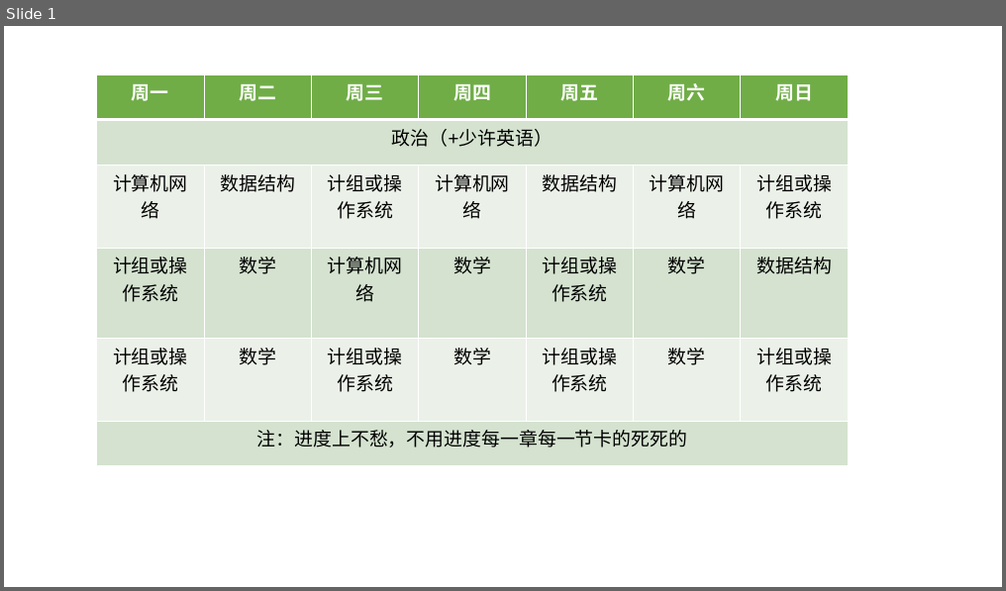
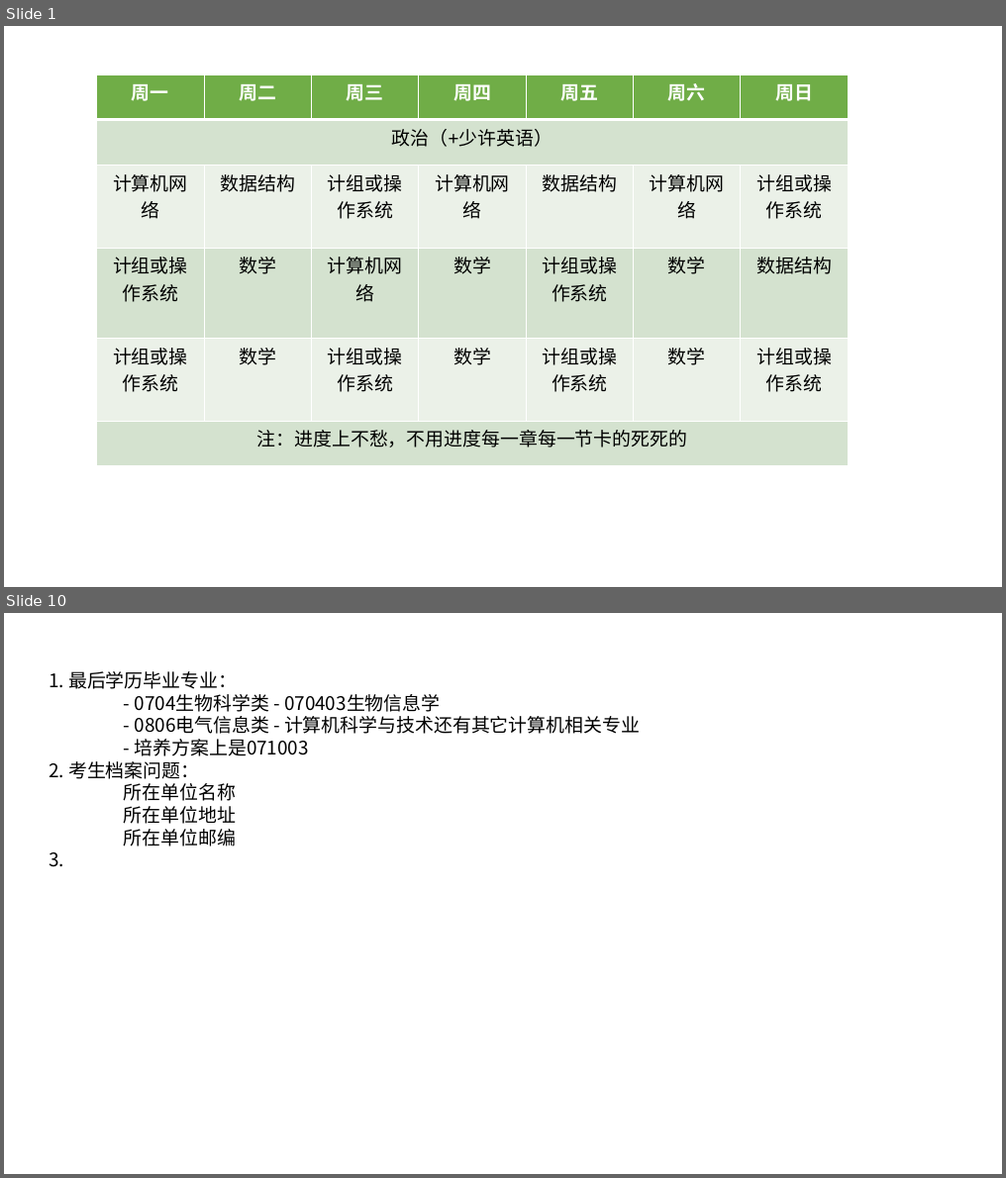
Before and after one commit to AtoshDustosh/NPEE-nju-journal, a slide deck: 考研进度安排.pptx. Shown one above the other, each under a label of ours: slide 1 before the commit, slides 1 and 10 after it; the slides between them are not shown. The pictures are 1006x591 and 1006x1178 pixels, drawn with LibreOffice and Linux fonts; fonts in the diff are those of the drawing. Boxes give left, top, right and bottom in pixels: in the first picture for what was removed or moved away, otherwise in the second. Text is boxed around its words. In the diff, an @@ line names an element or a change of style, - is before the commit and + after.

```diff
--- a/考研进度安排.pptx
+++ b/考研进度安排.pptx
@@ slide 10 added at (4,613,1002,1174), background #FFFFFF @@
@@ text added at (49,671,640,867), 18 pt, text #000000 @@
+1. 最后学历毕业专业：
+- 0704生物科学类 - 070403生物信息学
+- 0806电气信息类 - 计算机科学与技术还有其它计算机相关专业
+- 培养方案上是071003
+2. 考生档案问题：
+所在单位名称
+所在单位地址
+所在单位邮编
+3.
```
Also in this commit, not shown: 9 other slides added, 5 other files.
